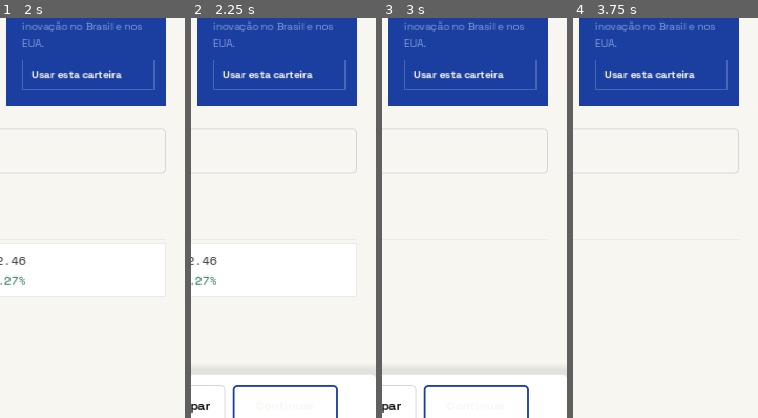
Above: before the commit, frames 1-4 (left to right).
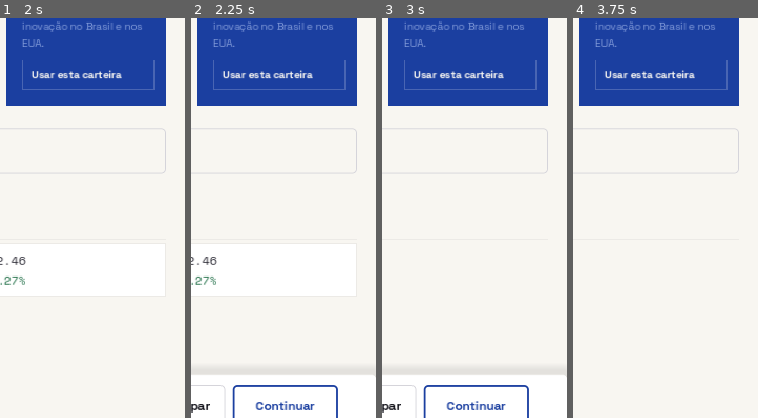
Above: after the commit, the same moments.

Repository: GiovannaKarolline/FORMA
Game: Godot game, scene res://scenes/screens/wallet_selection_screen.tscn
Same seed, same stepped clock (60 frames per second), same inputs: the game is played once before the commit and once after it.
Inputs (mouse positions are % of the whole screen's width and height, from its top left):
- Up to frame 1 (2 s): click (50, 61) at 0.52 s; type "12" at 0.6 s; click (93, 3) at 1.25 s
- Up to frame 2 (2.25 s): click "Usar esta carteira" at 2 s
- Up to frame 3 (3 s): click (50, 69) at 2.75 s
- Up to frame 4 (3.75 s): click "Limpar" at 3.5 s
The pictures show only the part of the screen within x 50-100%, y 45-95%; the shares and areas given below are measured in that part.

Frame 1 is identical in both runs. In frame 2, 0.4% of the frame differs, in the area x 34-68%, y 95-98%; in frame 3, 0.4%; in frame 4, nothing differs.

Commit message:
feat: integração com o backend

Diff:
--- a/scenes/screens/wallet_selection_screen.tscn
+++ b/scenes/screens/wallet_selection_screen.tscn
@@ -414,7 +414,7 @@
 custom_minimum_size = Vector2(0, 44)
 layout_mode = 2
 size_flags_vertical = 4
-theme_override_colors/font_color = Color(0.973, 0.965, 0.945, 1)
+theme_override_colors/font_color = Color(0.105882354, 0.24705882, 0.627451, 1)
 theme_override_colors/font_pressed_color = Color(0.973, 0.965, 0.945, 1)
 theme_override_colors/font_hover_color = Color(0.973, 0.965, 0.945, 1)
 theme_override_colors/font_disabled_color = Color(0.384, 0.38, 0.447, 1)
